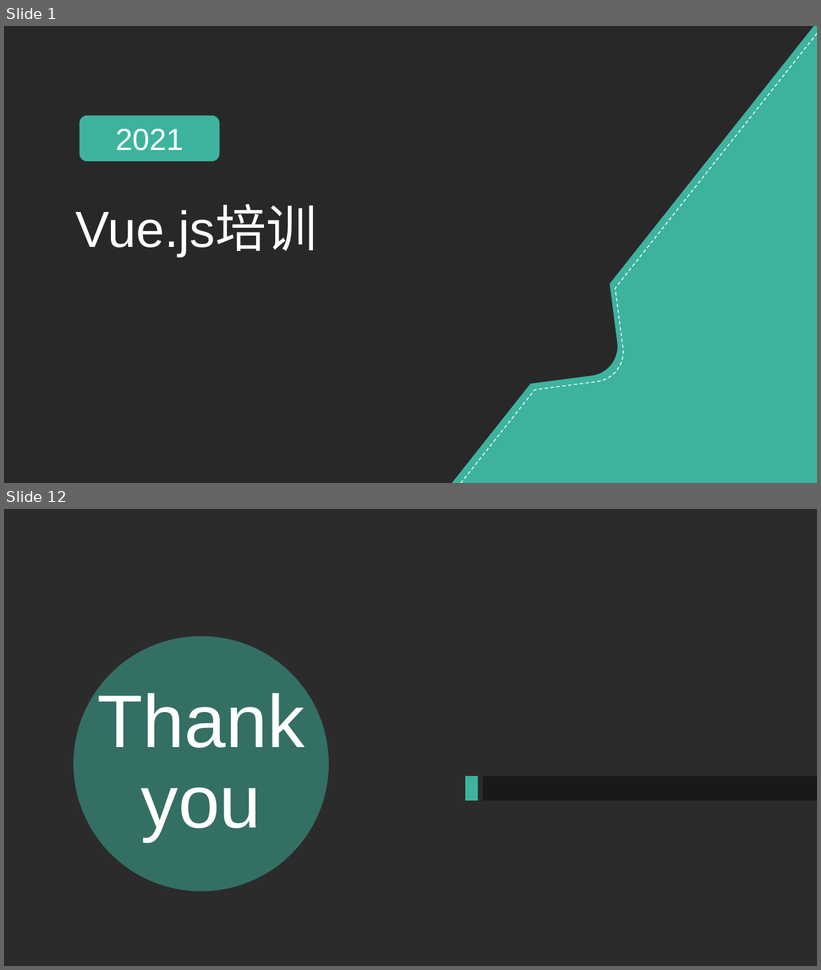
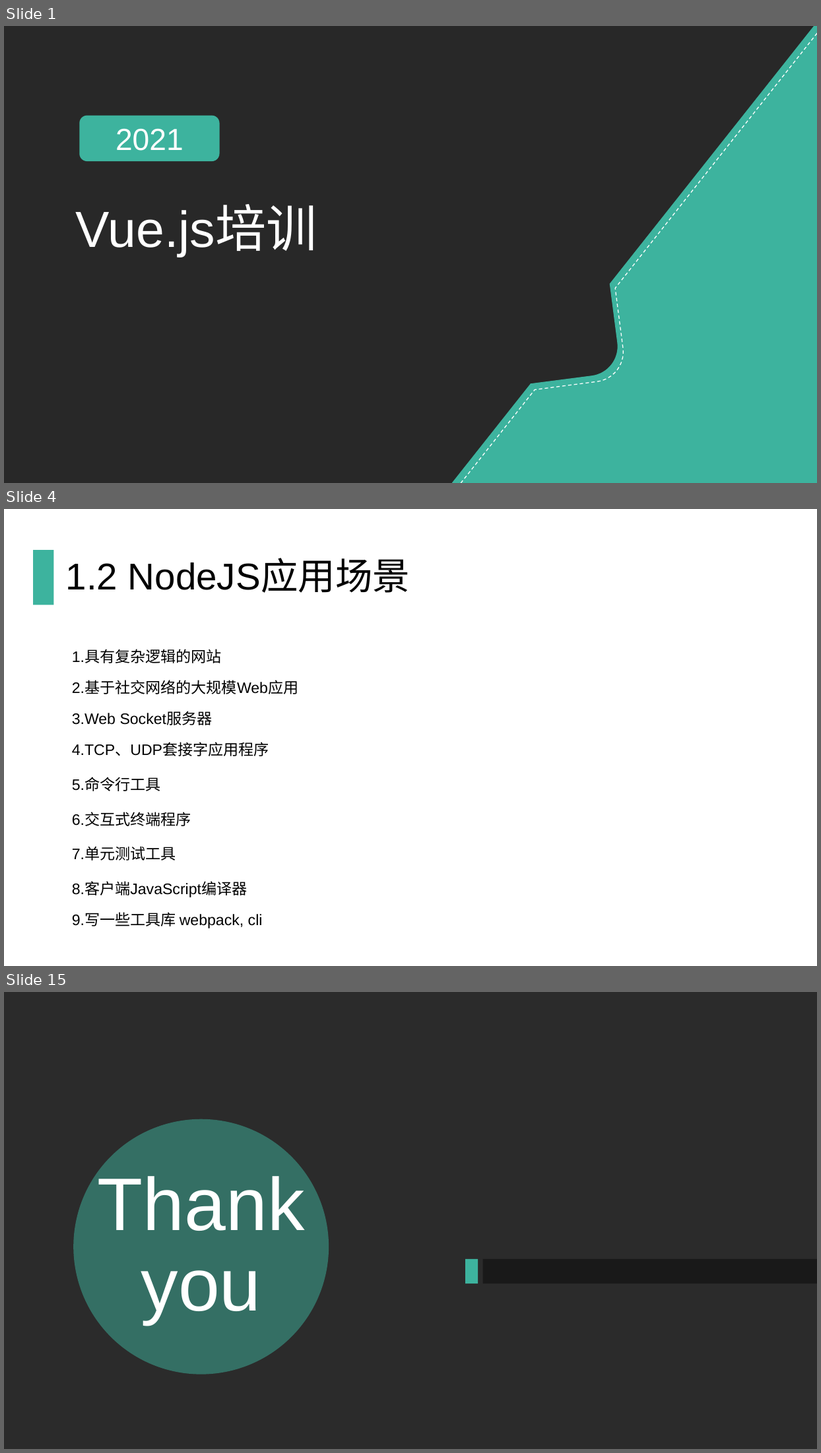
Before and after one commit to qinting513/nodejs_Vue3, a slide deck: Vue.js培训.pptx. Shown one above the other, each under a label of ours: slides 1 and 12 before the commit, slides 1, 4 and 15 after it; the slides between them are not shown. The pictures are 821x970 and 821x1453 pixels, drawn with LibreOffice and Linux fonts; fonts in the diff are those of the drawing; background and template pictures are left out; a plain dark background stands for a picture behind light text. Boxes give left, top, right and bottom in pixels: in the first picture for what was removed or moved away, otherwise in the second. Text is boxed around its words. In the diff, an @@ line names an element or a change of style, - is before the commit and + after.

```diff
--- a/Vue.js培训.pptx
+++ b/Vue.js培训.pptx
@@ slide 4 added at (4,509,817,966), background #FFFFFF @@
@@ rectangle added at (33,550,54,605), fill #3DB39E @@
@@ title added at (66,560,410,593), 44 pt, text #000000 @@
+1.2 NodeJS应用场景
@@ text added at (72,650,299,929), 18 pt, text #000000 @@
+1.具有复杂逻辑的网站
+2.基于社交网络的大规模Web应用
+3.Web Socket服务器
+4.TCP、UDP套接字应用程序
+5.命令行工具
+6.交互式终端程序
+7.单元测试工具
+8.客户端JavaScript编译器
+9.写一些工具库 webpack, cli
@@ what was slide 12 is now slide 15 @@
```
Also in this commit, not shown: 6 slides changed, 6 other slides added, 4 slides removed, 1 other file.
